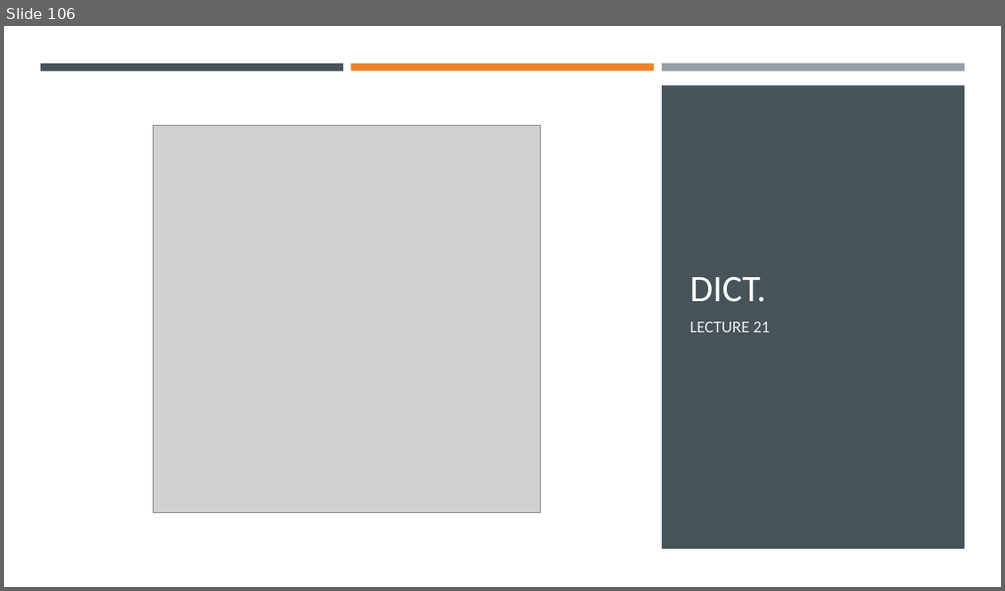
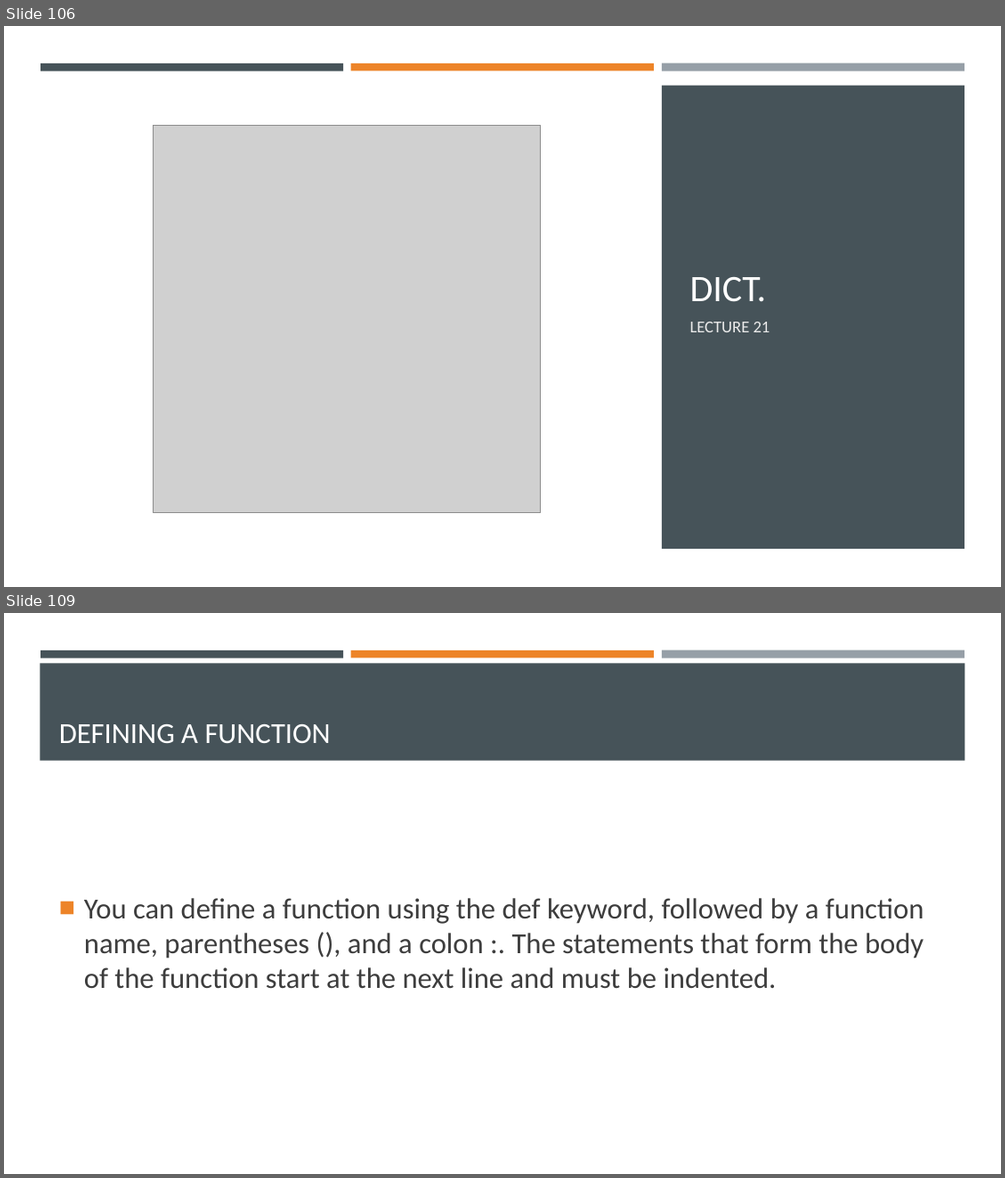
Before and after one commit to Ghost0396/iot, a slide deck: python/Python 3.pptx. Shown one above the other, each under a label of ours: slide 106 before the commit, slides 106 and 109 after it; the slides between them are not shown. The pictures are 1005x591 and 1005x1178 pixels, drawn with LibreOffice and Linux fonts; fonts in the diff are those of the drawing; grey boxes stand for pictures. Boxes give left, top, right and bottom in pixels: in the first picture for what was removed or moved away, otherwise in the second. Text is boxed around its words. In the diff, an @@ line names an element or a change of style, - is before the commit and + after.

```diff
--- a/python/Python 3.pptx
+++ b/python/Python 3.pptx
@@ slide 109 added at (4,613,1001,1174), background #FFFFFF @@
@@ rectangle added at (40,663,965,761), fill #465359 @@
@@ rectangle added at (40,650,343,657), fill #465359 @@
@@ rectangle added at (351,650,654,657), fill #ED8428 @@
@@ rectangle added at (662,650,964,658), fill #969FA7 @@
@@ title added at (59,724,331,743), 28 pt, text #FFFFFF @@
+DEFINING A FUNCTION
@@ text added at (84,898,924,989), 28 pt, text #3D3D3D @@
+■ You can define a function using the def keyword, followed by a function name, parentheses (), and a colon :. The statements that form the body of the function start at the next line and must be indented.
```
Also in this commit, not shown: 17 other slides added, 1 slide removed, 2 other files.
